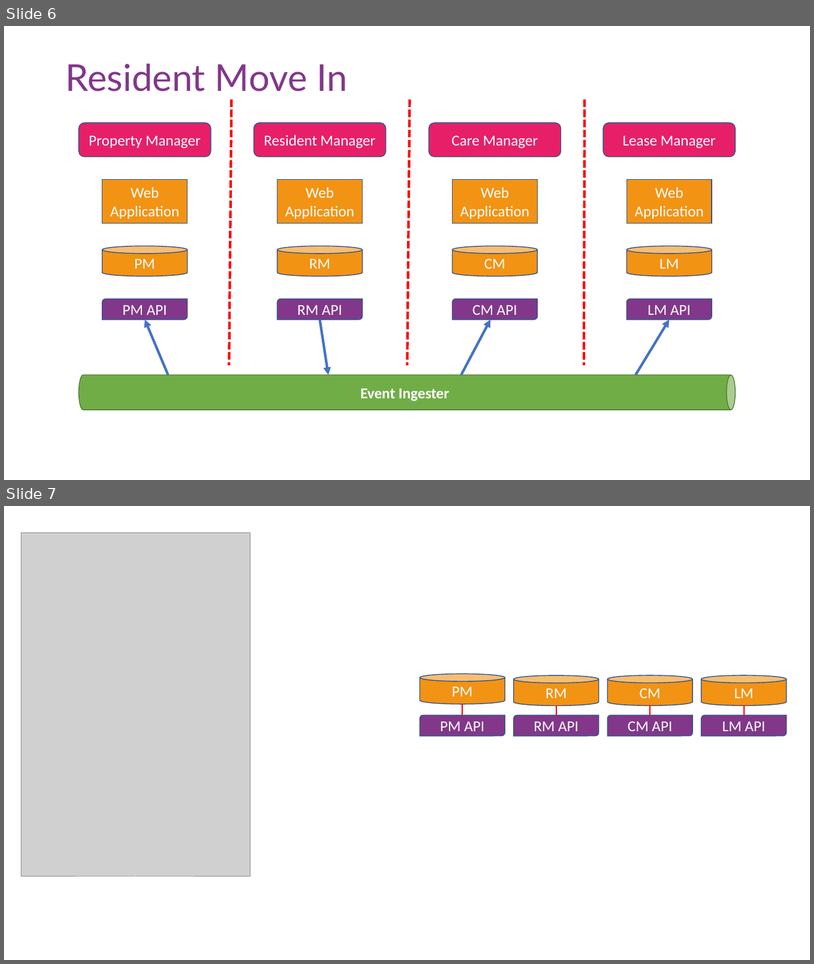
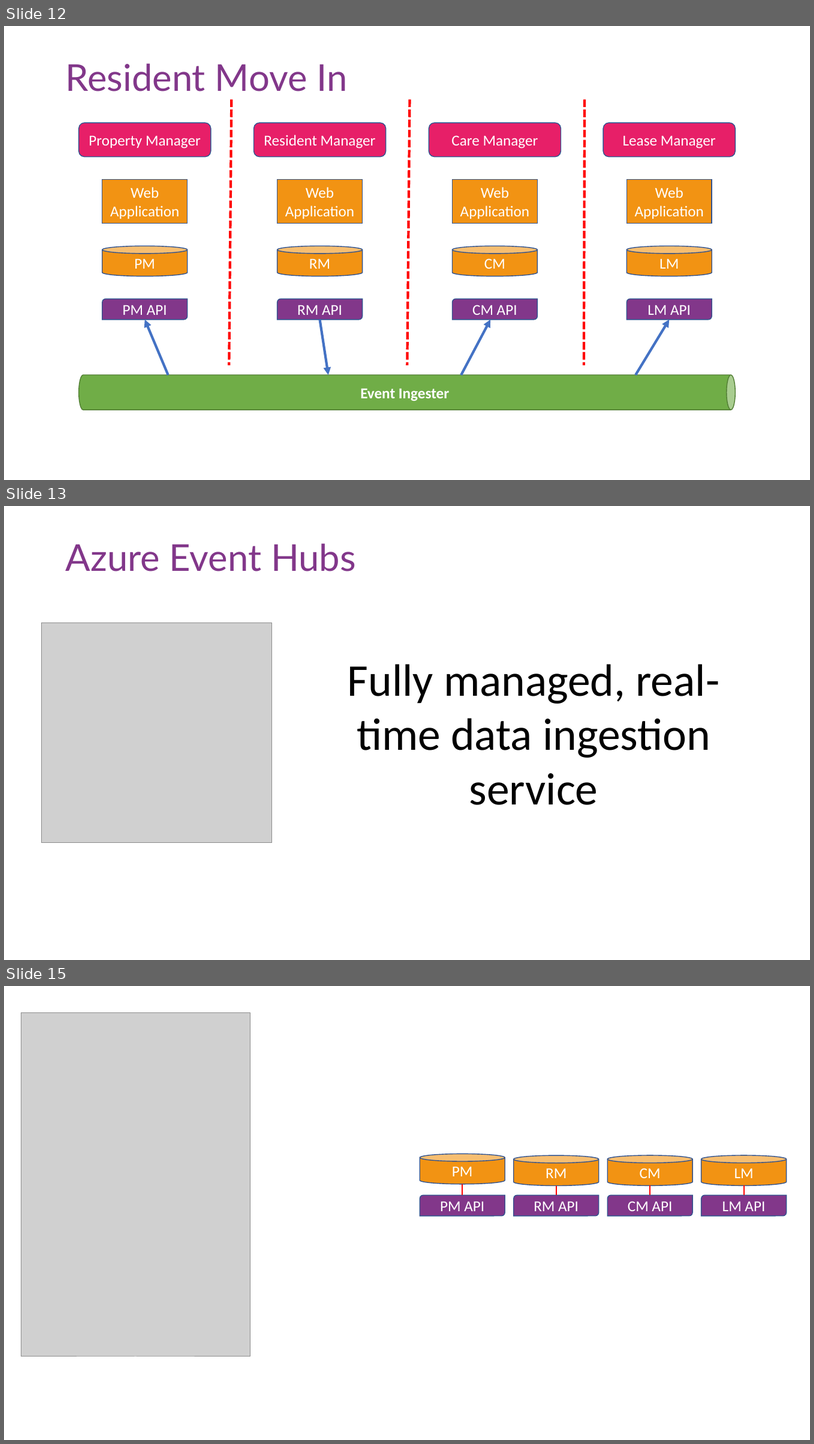
Before and after one commit to TaleLearnCode/FileName-EventDrivenArchitectedMicroservice, a slide deck: FileNew-EventDrivenArchitectedMicroservice_SACLondon.pptx. Shown one above the other, each under a label of ours: slides 6 and 7 before the commit, slides 12, 13 and 15 after it; the slides between them are not shown. The pictures are 814x964 and 814x1444 pixels, drawn with LibreOffice and Linux fonts; fonts in the diff are those of the drawing; grey boxes stand for pictures; background and template pictures are left out. Boxes give left, top, right and bottom in pixels: in the first picture for what was removed or moved away, otherwise in the second. Text is boxed around its words. In the diff, an @@ line names an element or a change of style, - is before the commit and + after.

```diff
--- a/FileNew-EventDrivenArchitectedMicroservice_SACLondon.pptx
+++ b/FileNew-EventDrivenArchitectedMicroservice_SACLondon.pptx
@@ slide 13 added at (x1=4, y1=506, x2=810, y2=960), background picture (left out) @@
@@ title added at (x1=65, y1=543, x2=356, y2=571), 44 pt, text #82378A @@
+Azure Event Hubs
@@ picture added at (x1=42, y1=623, x2=272, y2=843) @@
@@ text added at (x1=348, y1=664, x2=720, y2=805), 54 pt, text #000000 @@
+Fully managed, real-time data ingestion service
@@ what was slide 6 is now slide 12 @@
@@ what was slide 7 is now slide 15 @@
```
Also in this commit, not shown: 1 slide changed, 7 other slides added, 2 other files.
